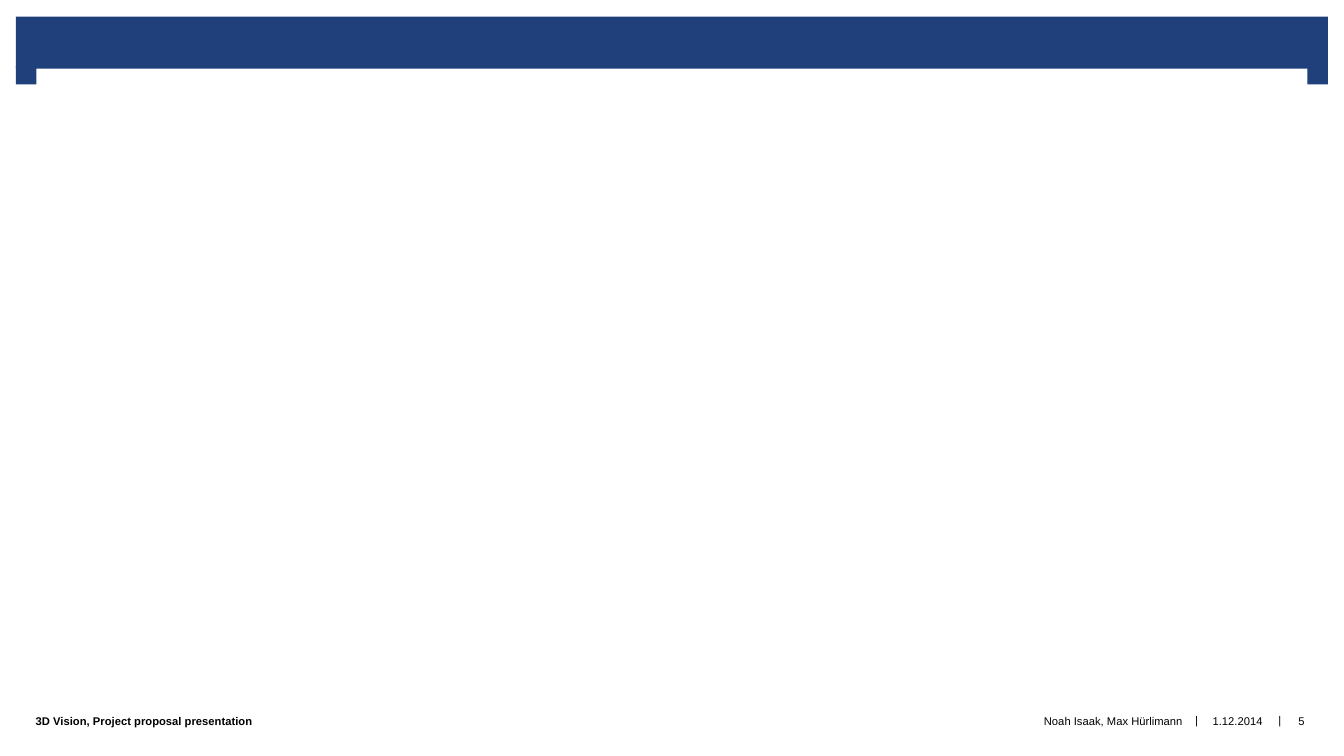
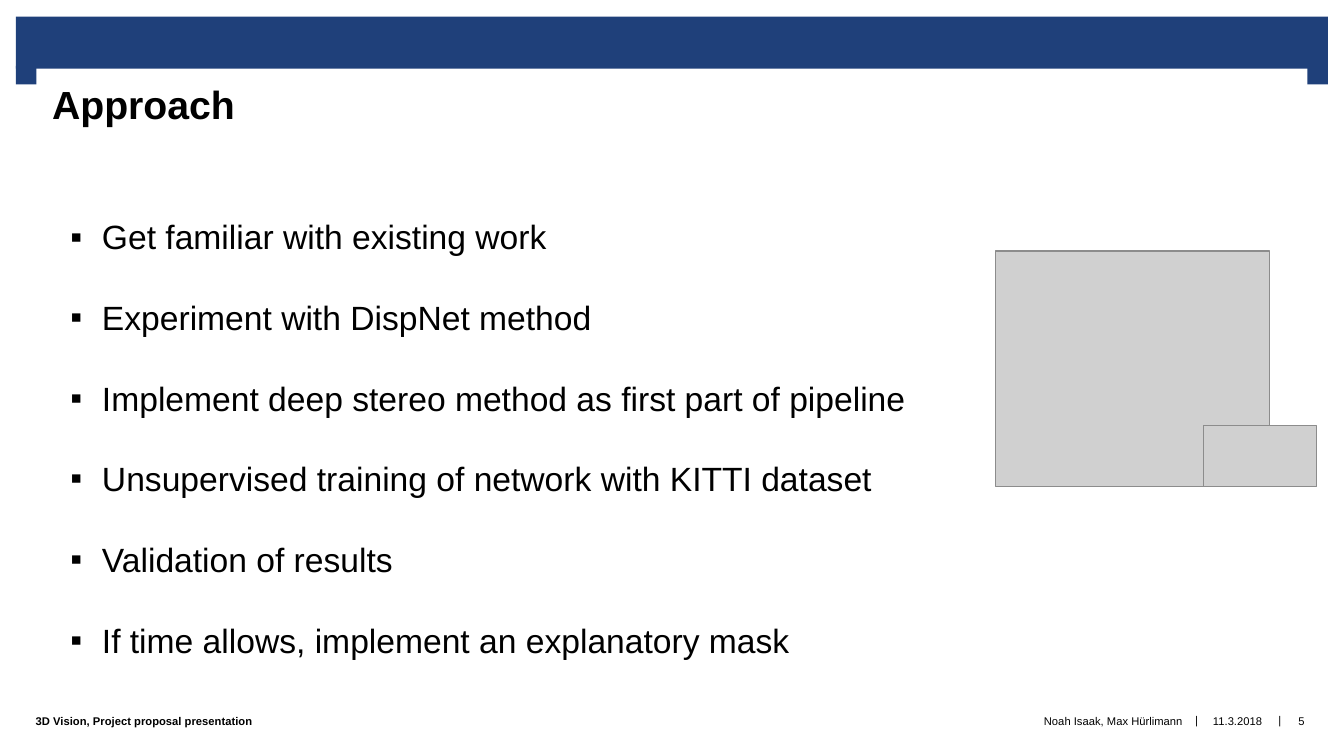
Before and after one commit to MaxHuerlimann/3D-Vision, a slide deck: slide 5 of proposal/Presentation/Proposal Presentation.pptx. Drawn at 1344x756 pixels with LibreOffice and Linux fonts; fonts in the diff are those of the drawing; grey boxes stand for pictures; background and template pictures are left out. Boxes give left, top, right and bottom in pixels: in the first picture for what was removed or moved away, otherwise in the second. Text is boxed around its words. In the diff, an @@ line names an element or a change of style, - is before the commit and + after.

Commit message:
added slides and pictures, corrected dates

```diff
--- a/proposal/Presentation/Proposal Presentation.pptx
+++ b/proposal/Presentation/Proposal Presentation.pptx
@@ title added at box(52, 90, 235, 127), 28 pt, text #000000, bold @@
+Approach
@@ text added at box(102, 224, 905, 660), 24 pt, text #000000 @@
+▪ Get familiar with existing work
+▪ Experiment with DispNet method
+▪ Implement deep stereo method as first part of pipeline
+▪ Unsupervised training of network with KITTI dataset
+▪ Validation of results
+▪ If time allows, implement an explanatory mask
@@ picture added at box(996, 251, 1269, 487) @@
@@ picture added at box(1204, 425, 1317, 487) @@
@@ text at box(1213, 717, 1262, 725): text changed @@
-1.12.2014
+11.3.2018
```
Also in this commit, not shown: 4 other slides changed, 1 slide added, 2 other files.
